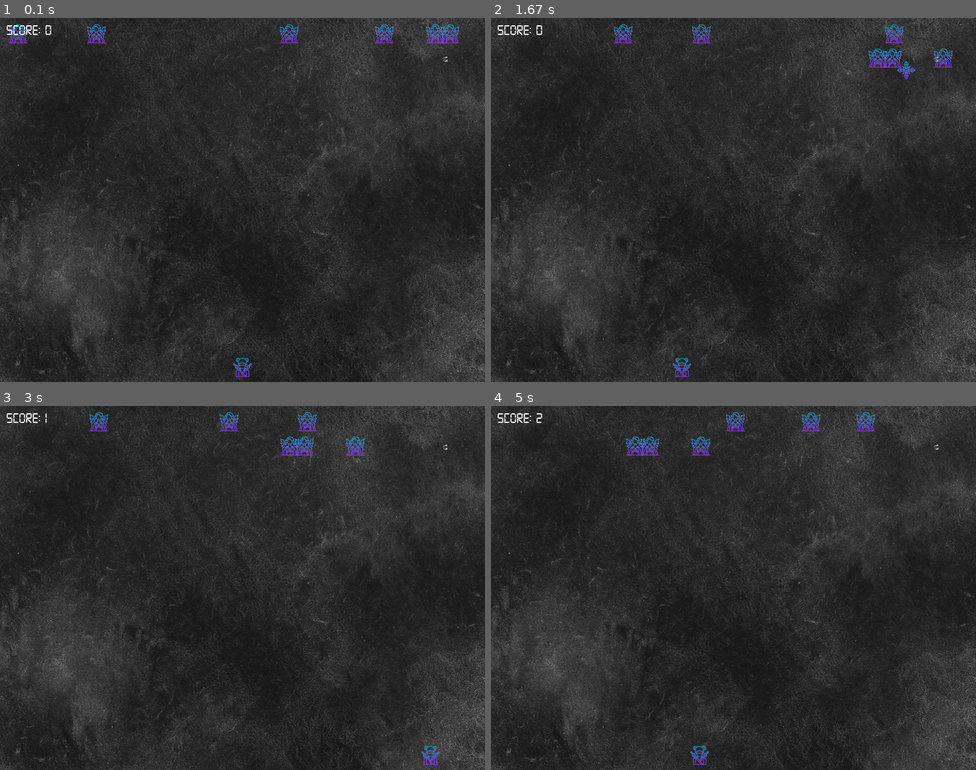
Above: before the commit, frames 1-4 (two rows, left to right).
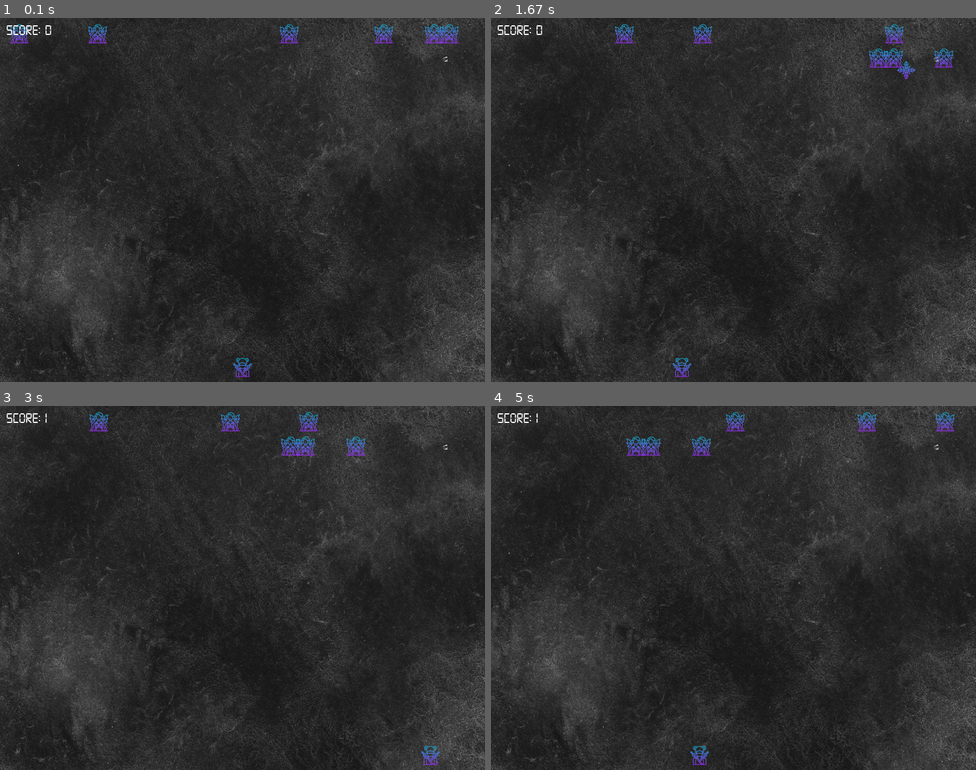
Above: after the commit, the same moments.

Repository: Mike-97/P1_Space_Invaders
Game: pygame game, started from spaceInvPygameP1.py
Same seed, same stepped clock (60 frames per second), same inputs: the game is played once before the commit and once after it.
Inputs (mouse positions are in pixels of both pictures, inside the frame that each line leads up to):
- Up to frame 1 (0.1 s): no input
- Up to frame 2 (1.67 s): hold Right 0.33-0.8 s; move the mouse to (714, 214) at 0.37 s; hold Right 0.83-1.3 s; move the mouse to (888, 189) at 0.87 s; tap Space at 0.9, 1.2, 1.4 s; hold Left from 1.33 s (still down); move the mouse to (733, 221) at 1.37 s
- Up to frame 3 (3 s): tap Space at 1.7, 1.97, 2.27, 2.4, 2.7 s; release Left at 1.87 s; hold Left 1.9-2.3 s; move the mouse to (126, 591) at 1.93 s; hold Right 2.33-2.97 s; move the mouse to (291, 668) at 2.37 s
- Up to frame 4 (5 s): hold Left 3-3.47 s; move the mouse to (583, 675) at 3.03 s; tap Space at 3.07, 3.37, 3.57, 3.87, 4.07, 4.37, 4.57, 4.87 s; hold Right 3.5-3.97 s; move the mouse to (806, 460) at 3.53 s; hold Right 4-4.47 s; move the mouse to (912, 715) at 4.03 s; hold Left from 4.5 s (still down); move the mouse to (791, 620) at 4.53 s

The runs differ from the first frame. In frame 1, 0.6% of the frame differs, in the area x 1-95%, y 1-7%; in frame 2, 0.6%; in frame 3, 0.6%; in frame 4, 0.8%, in the area x 9-96%, y 0-14%.

Commit message:
Update spaceInvPygameP1.py

Diff:
--- a/spaceInvPygameP1.py
+++ b/spaceInvPygameP1.py
@@ -45,7 +45,7 @@
 
 for i in range(num_of_enemies):
     EnemyImg.append(pygame.image.load('sci-fi.png'))
-    enemyX.append(random.randint(0, WINDOWWIDTH - 32))
+    enemyX.append(random.randint(2, WINDOWWIDTH - 34))
     enemyY.append(10)
     enemyX_change.append(1)
 
